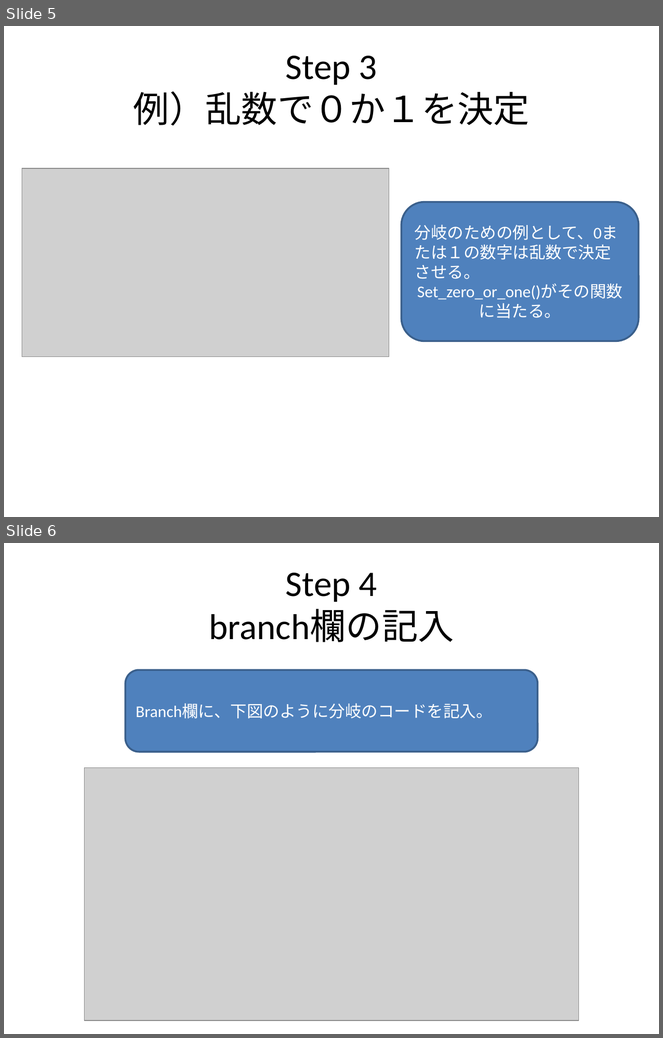
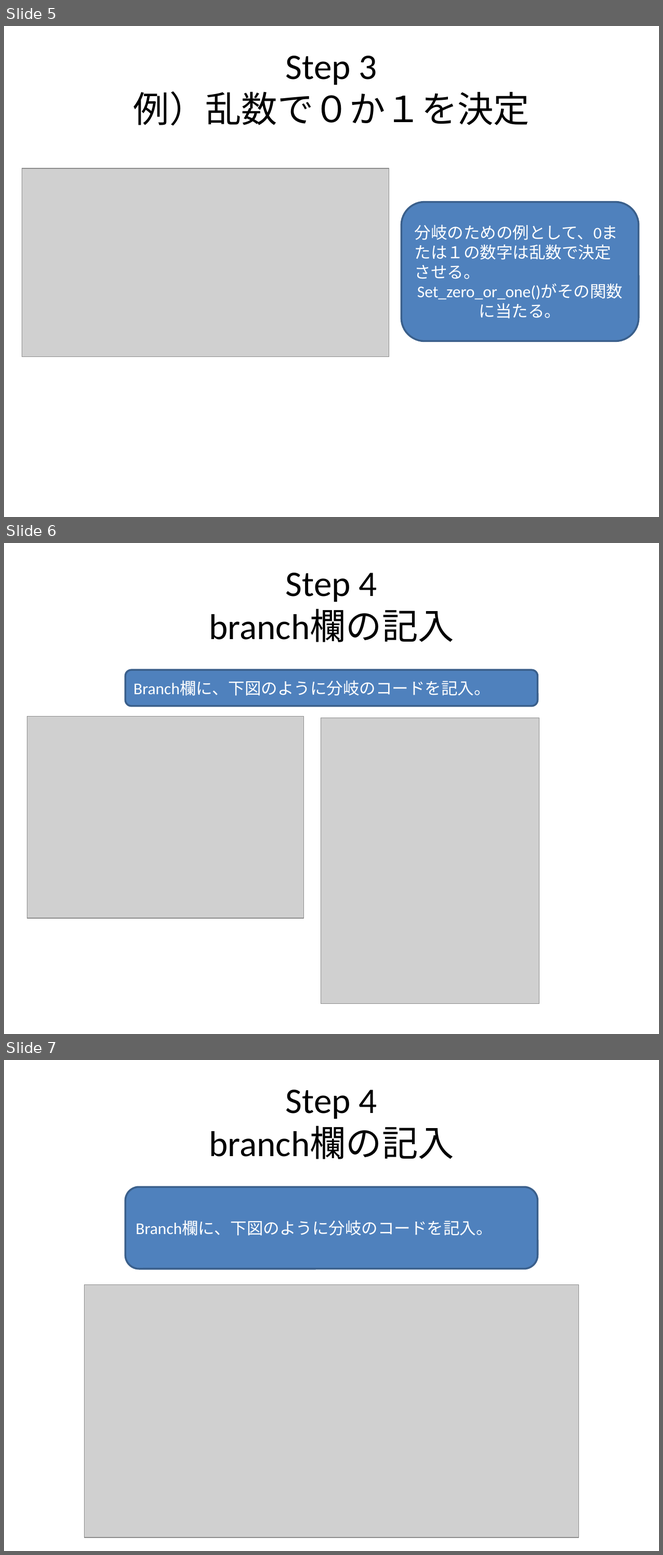
Before and after one commit to NNNIC/psgg-unity-tutorial, a slide deck: doc/PSGG Unity Tutorial #2.pptx. Shown one above the other, each under a label of ours: slides 5 and 6 before the commit, slides 5, 6 and 7 after it. The pictures are 663x1038 and 663x1555 pixels, drawn with LibreOffice and Linux fonts; fonts in the diff are those of the drawing; grey boxes stand for pictures. Boxes give left, top, right and bottom in pixels: in the first picture for what was removed or moved away, otherwise in the second. Text is boxed around its words. In the diff, an @@ line names an element or a change of style, - is before the commit and + after.

```diff
--- a/doc/PSGG Unity Tutorial #2.pptx
+++ b/doc/PSGG Unity Tutorial #2.pptx
@@ slide 6 added at (4,543,659,1034), background #FFFFFF @@
@@ title added at (209,573,454,642), 39.6 pt, text #000000 @@
+Step 4
+branch欄の記入
@@ rounded rectangle added at (125,670,538,706), fill #4F81BD, outline #3A5F8C 2 pt, 18 pt, text #FFFFFF @@
+Branch欄に、下図のように分岐のコードを記入。
@@ picture added at (27,717,304,918) @@
@@ picture added at (321,718,539,1004) @@
@@ what was slide 6 is now slide 7 @@
```
Also in this commit, not shown: 1 slide changed, 1 other file.
